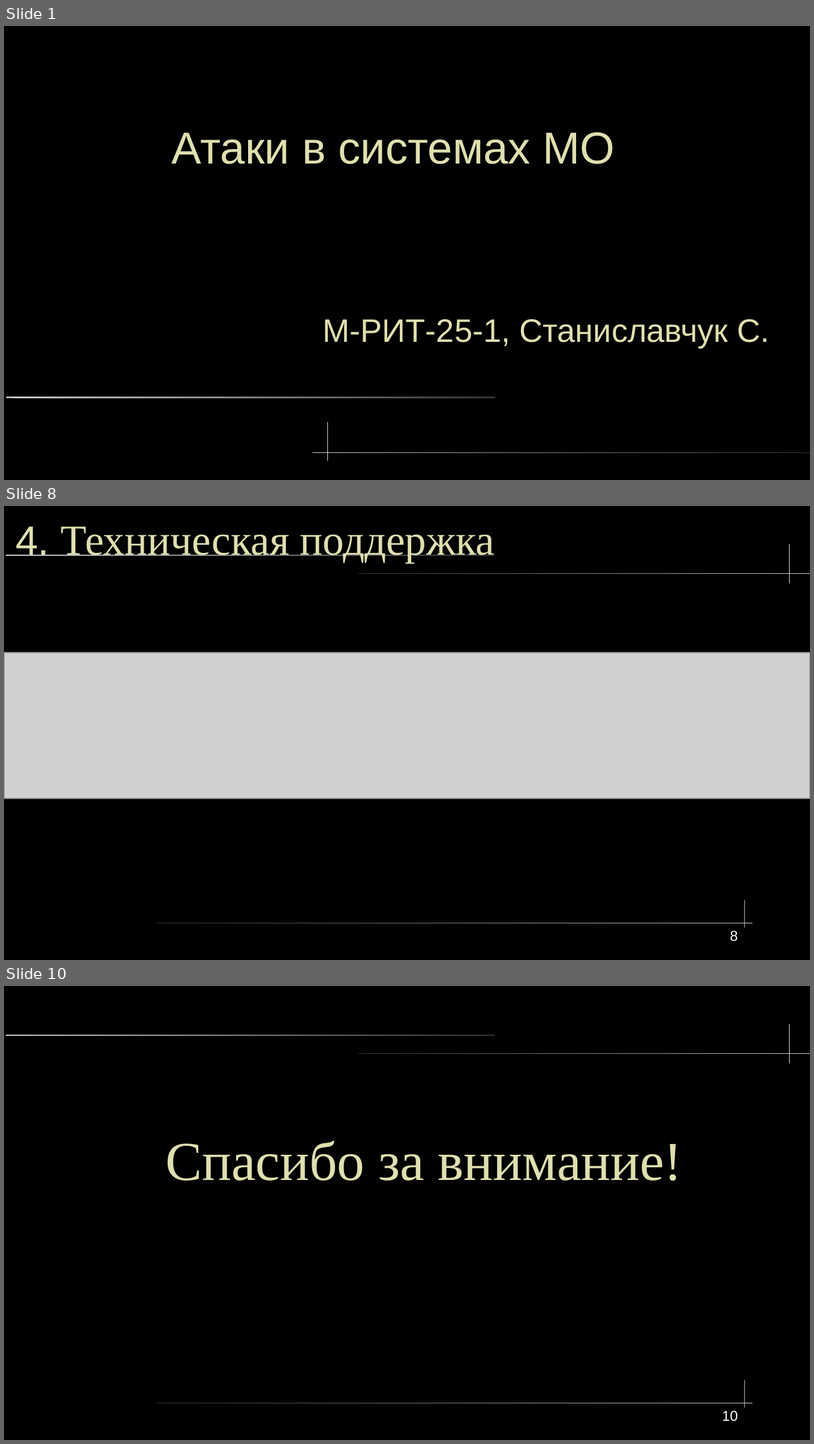
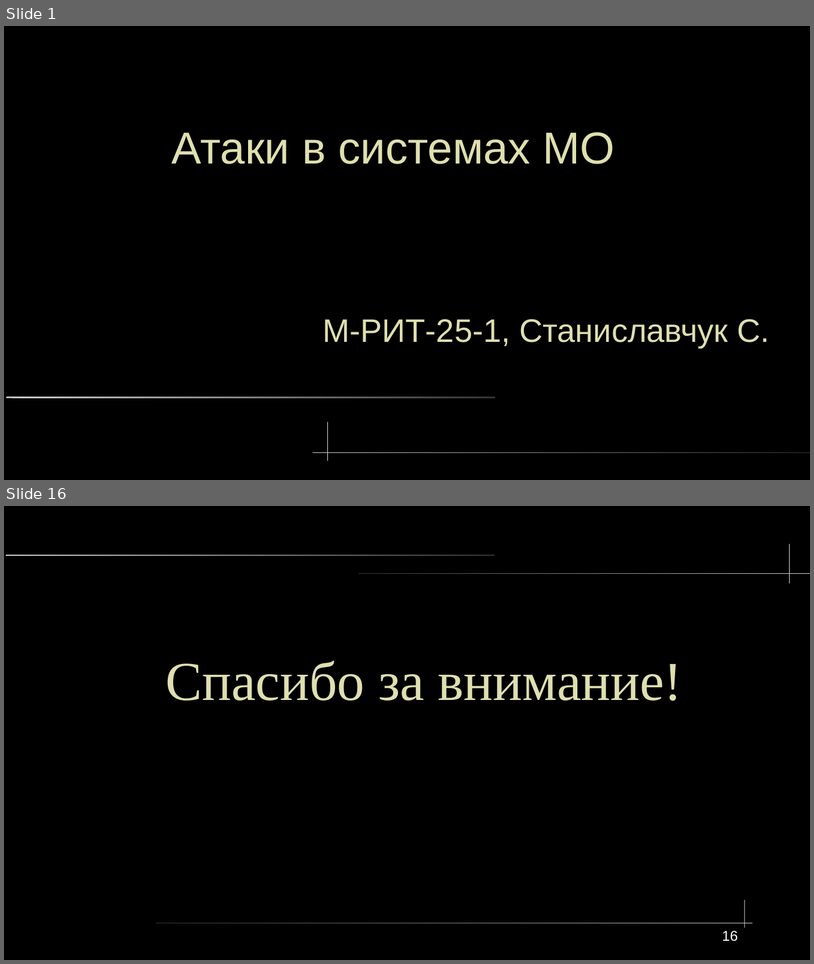
Before and after one commit to lxvevery1/LSTU_MAG, a slide deck: 5_1/ML/lab/coursework/presentation/ProjectOrg.odp. Shown one above the other, each under a label of ours: slides 1, 8 and 10 before the commit, slides 1 and 16 after it; the slides between them are not shown. The pictures are 814x1444 and 814x964 pixels, drawn with LibreOffice and Linux fonts; fonts in the diff are those of the drawing; grey boxes stand for pictures. Boxes give left, top, right and bottom in pixels: in the first picture for what was removed or moved away, otherwise in the second. Text is boxed around its words. In the diff, an @@ line names an element or a change of style, - is before the commit and + after.

```diff
--- a/5_1/ML/lab/coursework/presentation/ProjectOrg.odp
+++ b/5_1/ML/lab/coursework/presentation/ProjectOrg.odp
@@ slide 8 removed at (4, 506, 810, 960), background #000000; not listed: 5 template elements that a slide beside it also shows @@
@@ title removed at (15, 526, 495, 563) @@
-4. Техническая поддержка
@@ picture removed at (4, 652, 810, 798) @@
@@ page number removed at (731, 930, 738, 941) @@
-8
@@ what was slide 10 is now slide 16 @@
@@ page number at (722, 930, 738, 941): text changed @@
-10
+16
```
Also in this commit, not shown: 2 slides changed, 13 slides added, 5 other slides removed, 4 other files.
